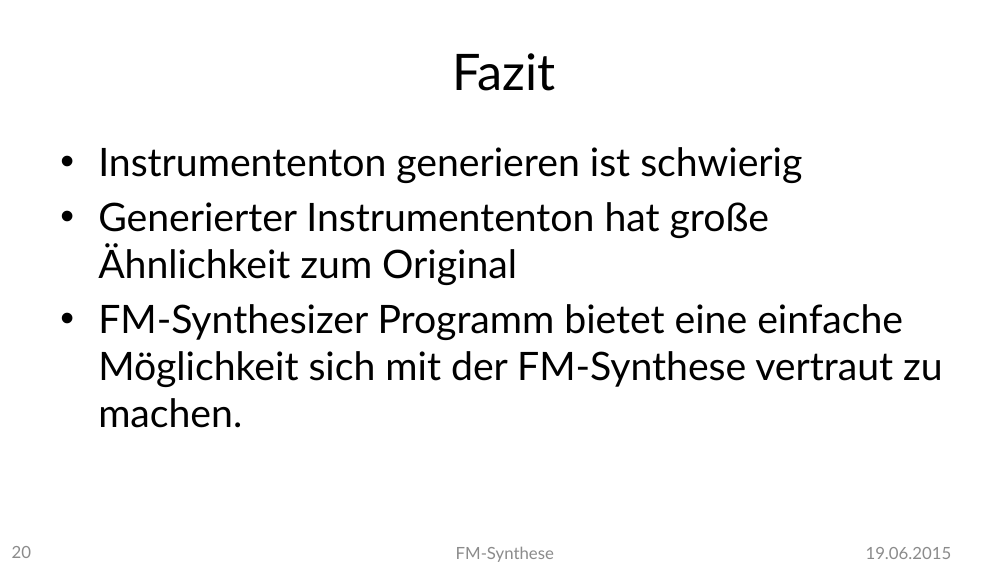
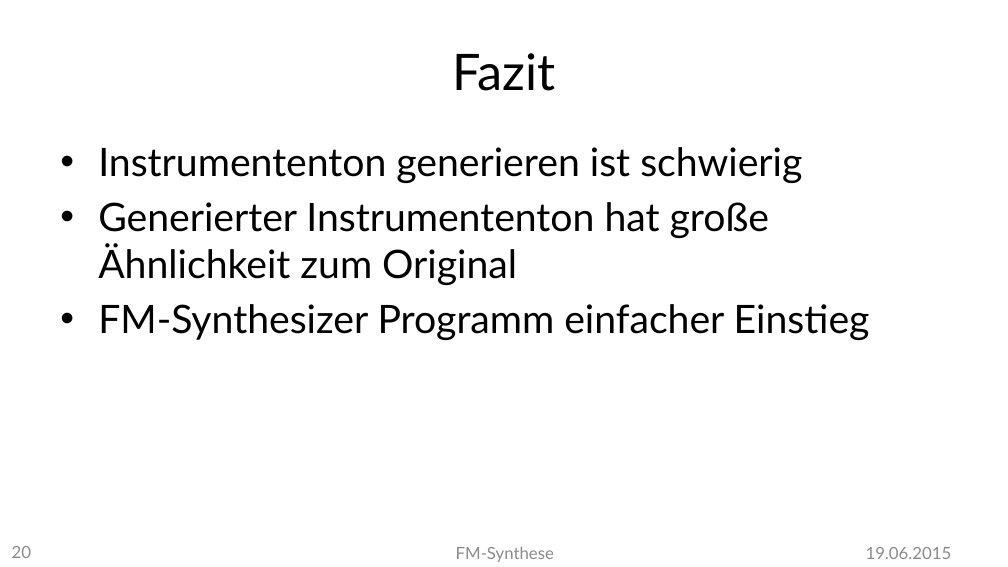
Before and after one commit to MBulli/VSeminar, a slide deck: slide 20 of Praesentation/FMSynthese-Gary.pptx. Drawn at 1008x567 pixels with LibreOffice and Linux fonts; fonts in the diff are those of the drawing; background and template pictures are left out. Boxes give left, top, right and bottom in pixels: in the first picture for what was removed or moved away, otherwise in the second. Text is boxed around its words. In the diff, an @@ line names an element or a change of style, - is before the commit and + after.

```diff
--- a/Praesentation/FMSynthese-Gary.pptx
+++ b/Praesentation/FMSynthese-Gary.pptx
@@ text at (98,304,870,340): text changed @@
-• FM-Synthesizer Programm bietet eine einfache Möglichkeit sich mit der FM-Synthese vertraut zu machen.
+• FM-Synthesizer Programm einfacher Einstieg
```
Also in this commit, not shown: 5 other slides changed, 1 slide added, 1 slide removed, 4 other files.
